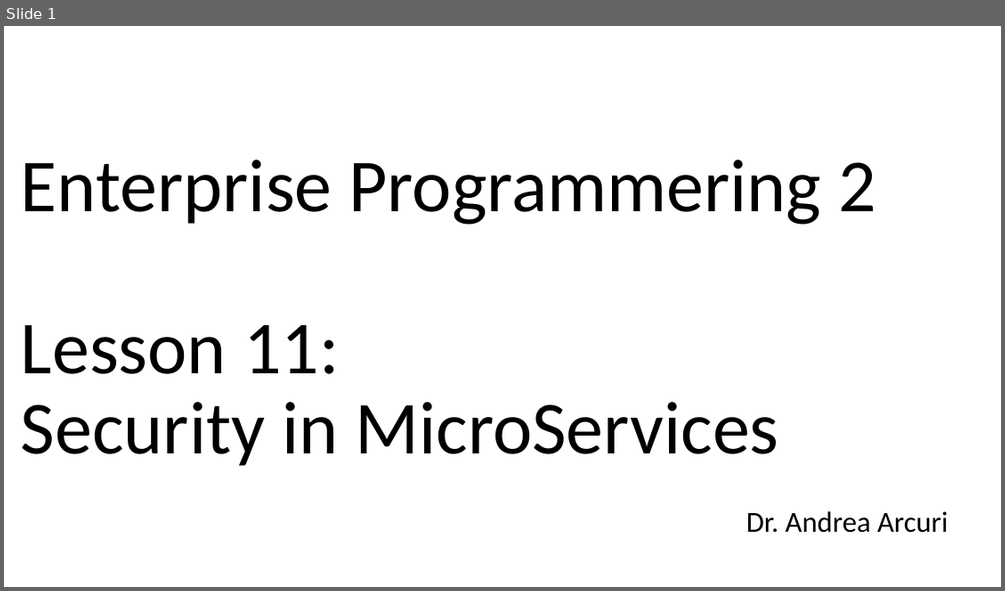
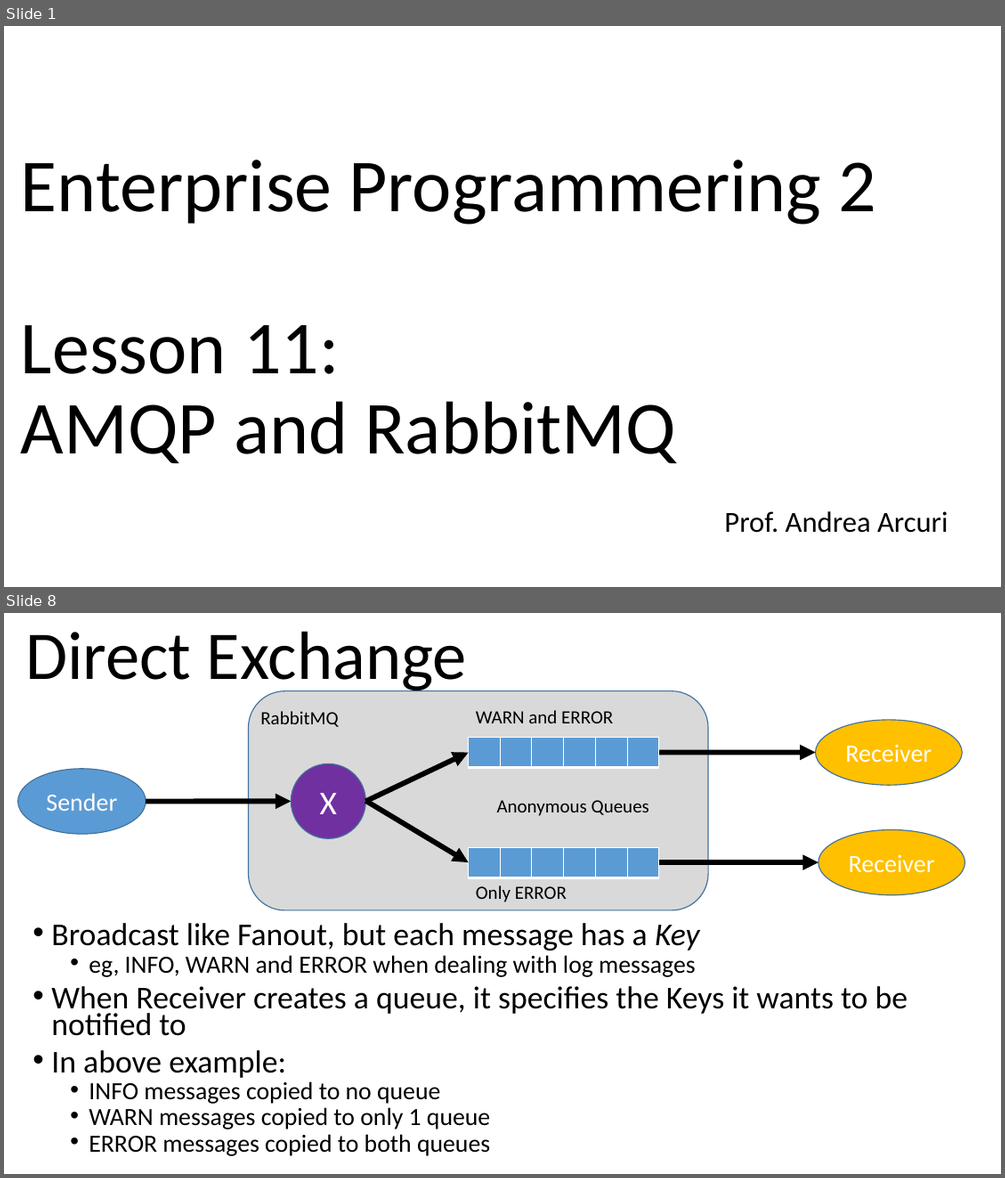
Before and after one commit to arcuri82/testing_security_development_enterprise_systems, a slide deck: doc/advanced/slides/lesson_11.pptx. Shown one above the other, each under a label of ours: slide 1 before the commit, slides 1 and 8 after it; the slides between them are not shown. The pictures are 1005x591 and 1005x1178 pixels, drawn with LibreOffice and Linux fonts; fonts in the diff are those of the drawing. Boxes give left, top, right and bottom in pixels: in the first picture for what was removed or moved away, otherwise in the second. Text is boxed around its words. In the diff, an @@ line names an element or a change of style, - is before the commit and + after.

```diff
--- a/doc/advanced/slides/lesson_11.pptx
+++ b/doc/advanced/slides/lesson_11.pptx
@@ slide 8 added at (x1=4, y1=613, x2=1001, y2=1174), background #FFFFFF @@
@@ title added at (x1=25, y1=631, x2=467, y2=696), 65.7 pt, text #000000 @@
+Direct Exchange
@@ rounded rectangle added at (x1=249, y1=690, x2=708, y2=910), fill #D9D9D9, outline #43739E 1 pt @@
@@ text added at (x1=260, y1=711, x2=338, y2=727), 18 pt, text #000000 @@
+RabbitMQ
@@ text added at (x1=476, y1=710, x2=613, y2=723), 18 pt, text #000000 @@
+WARN and ERROR
@@ table added at (x1=469, y1=737, x2=657, y2=768), 1 rows, 6 columns @@
+ |  |  |  |  | 
@@ ellipse added at (x1=816, y1=720, x2=962, y2=785), fill #FFC000, outline #43739E 1 pt, 24 pt, text #FFFFFF @@
+Receiver
@@ ellipse added at (x1=18, y1=769, x2=146, y2=834), fill #5B9BD5, outline #43739E 1 pt, 24 pt, text #FFFFFF @@
+Sender
@@ ellipse added at (x1=291, y1=764, x2=366, y2=839), fill #7030A0, outline #43739E 1 pt, 32 pt, text #FFFFFF @@
+X
@@ arrow added from (366, 802) to (469, 752), #000000 5 pt @@
@@ arrow added from (659, 752) to (816, 752), #000000 5 pt @@
@@ arrow added from (146, 802) to (291, 802), #000000 5 pt @@
@@ arrow added from (366, 801) to (469, 862), #000000 5 pt @@
@@ text added at (x1=497, y1=800, x2=649, y2=816), 18 pt, text #000000 @@
+Anonymous Queues
@@ table added at (x1=469, y1=847, x2=657, y2=877), 1 rows, 6 columns @@
+ |  |  |  |  | 
@@ ellipse added at (x1=818, y1=830, x2=965, y2=895), fill #FFC000, outline #43739E 1 pt, 24 pt, text #FFFFFF @@
+Receiver
@@ arrow added from (659, 862) to (818, 862), #000000 5 pt @@
@@ text added at (x1=476, y1=885, x2=566, y2=902), 18 pt, text #000000 @@
+Only ERROR
@@ text added at (x1=51, y1=923, x2=908, y2=1156), 23.8 pt, text #000000 @@
+• Broadcast like Fanout, but each message has a Key
+  • eg, INFO, WARN and ERROR when dealing with log messages
+• When Receiver creates a queue, it specifies the Keys it wants to be notified to
+• In above example:
+  • INFO messages copied to no queue
+  • WARN messages copied to only 1 queue
+  • ERROR messages copied to both queues
@@ slide 1 changed as well @@
@@ title at (x1=21, y1=160, x2=876, y2=463): text changed @@
-Enterprise Programmering 2
-Lesson 11:
-Security in MicroServices
+Enterprise Programmering 2
+Lesson 11:
+AMQP and RabbitMQ
@@ subtitle at (x1=724, y1=511, x2=948, y2=532): text changed @@
-Dr. Andrea Arcuri
+Prof. Andrea Arcuri
```
Also in this commit, not shown: 2 other slides changed, 6 other slides added, 10 slides removed, 17 other files.
